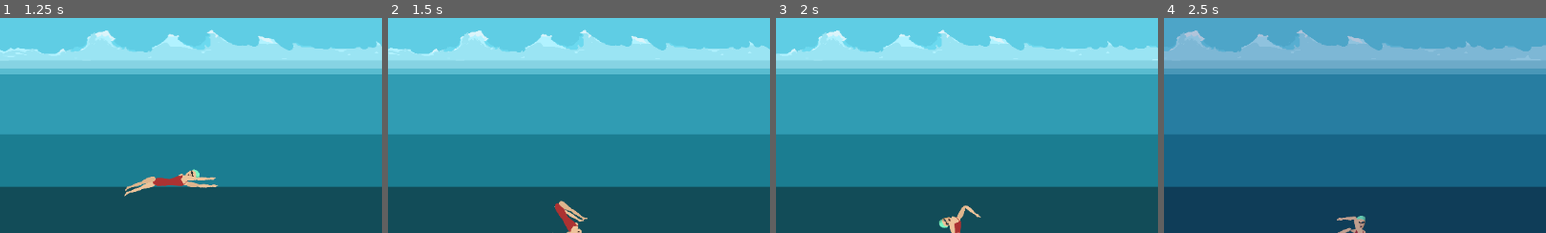
Above: before the commit, frames 1-4 (left to right).
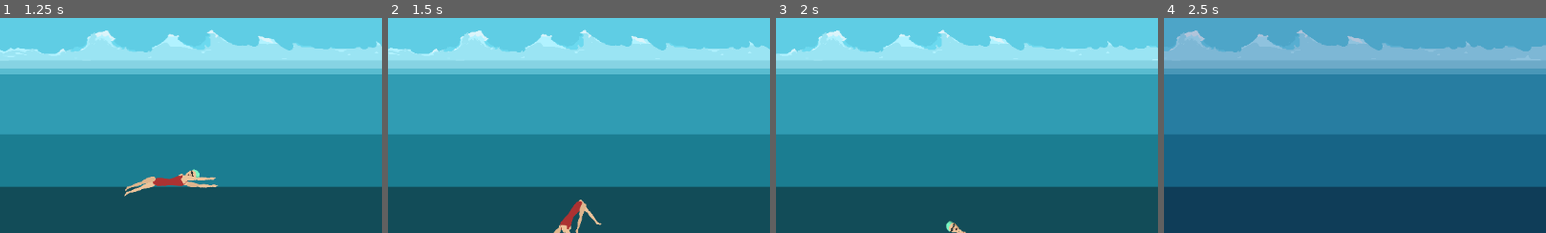
Above: after the commit, the same moments.

Repository: acnolan/Pixel-Game-Jam-2024
Game: Godot game, scene res://scenes/menu/start_screen.tscn
Two runs of this game, one before a commit and one after it. Both use one fixed random seed, a clock stepped at 60 frames per second and the inputs below.
Inputs:
- Up to frame 1 (1.25 s): click "Play" at 0.5 s
- Up to frame 2 (1.5 s): hold W from 1.28 s (still down); tap I (KEY_I) at 1.35 s
- Up to frame 3 (2 s): keep holding W; tap M (KEY_M) at 1.55 s
- Up to frame 4 (2.5 s): release W at 2.03 s; hold S from 2.03 s (still down); tap M (KEY_M) at 2.1 s; tap I (KEY_I) at 2.3 s
The pictures show only the part of the screen within x 28-78%, y 50-100%; the shares and areas given below are measured in that part.

Frame 1 is identical in both runs. In frame 2, 0.9% of the frame differs, in the area x 43-56%, y 84-100%; in frame 3, 0.5%; in frame 4, 0.3%.

Commit message:
stroke stroke stroke

Diff:
--- a/scenes/player/Arm1Forearm.gd
+++ b/scenes/player/Arm1Forearm.gd
@@ -9,6 +9,6 @@
 # Called every frame. 'delta' is the elapsed time since the previous frame.
 func _process(delta):
 	if Input.is_action_just_pressed("KEY_I"):
-		apply_central_impulse(Vector2(0,-500))
+		apply_central_impulse(Vector2(0,-250))
 	if Input.is_action_just_released("KEY_I"):
 		apply_central_impulse(Vector2(-1,5))
--- a/scenes/player/Arm2Forearm.gd
+++ b/scenes/player/Arm2Forearm.gd
@@ -9,6 +9,6 @@
 # Called every frame. 'delta' is the elapsed time since the previous frame.
 func _process(delta):
 	if Input.is_action_just_pressed("KEY_M"):
-		apply_central_impulse(Vector2(0,-500))
+		apply_central_impulse(Vector2(0,-250))
 	if Input.is_action_just_released("KEY_M"):
 		apply_central_impulse(Vector2(-1,5))
--- a/scenes/player/swimmer.tscn
+++ b/scenes/player/swimmer.tscn
@@ -139,7 +139,7 @@
 # Called every frame. 'delta' is the elapsed time since the previous frame.
 func _process(delta):
 	if Input.is_action_just_pressed(\"KEY_I\"):
-		apply_central_impulse(Vector2(10,-1500))
+		apply_central_impulse(Vector2(10,-700))
 		apply_torque(-150)
 	if Input.is_action_just_released(\"KEY_I\"):
 		apply_torque(-150)
@@ -161,7 +161,7 @@
 # Called every frame. 'delta' is the elapsed time since the previous frame.
 func _process(delta):
 	if Input.is_action_just_pressed(\"KEY_M\"):
-		apply_central_impulse(Vector2(10,-1500))
+		apply_central_impulse(Vector2(10,-700))
 		apply_torque(-150)
 	if Input.is_action_just_released(\"KEY_M\"):
 		apply_torque(-150)
@@ -181,8 +181,11 @@
 #old values Vector2(200,100), Vector2(0, 16)
 func _process(delta):
 	if Input.is_action_just_pressed(\"KEY_W\"):
-		apply_impulse(Vector2(0,-50))
+		apply_impulse(Vector2(0,-700))
 		apply_torque(80)
+	if Input.is_action_just_released(\"KEY_W\"):
+		apply_impulse(Vector2(0,-700))
+		apply_torque(-80)
 "
 
 [sub_resource type="GDScript" id="GDScript_5bbhy"]
@@ -198,8 +201,11 @@
 # Called every frame. 'delta' is the elapsed time since the previous frame.
 func _process(delta):
 	if Input.is_action_just_pressed(\"KEY_S\"):
-		apply_impulse(Vector2(0,-50))
+		apply_impulse(Vector2(0,-700))
 		apply_torque(80)
+	if Input.is_action_just_released(\"KEY_S\"):
+		apply_impulse(Vector2(0,-700))
+		apply_torque(-80)
 "
 
 [node name="Swimmer" type="Node2D"]
